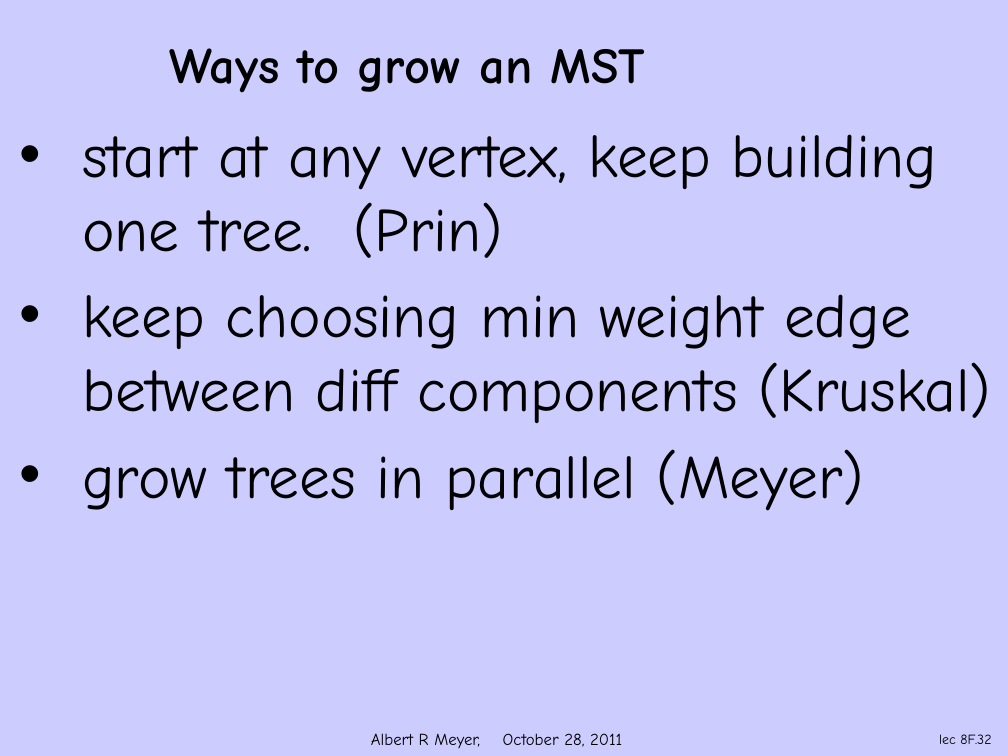
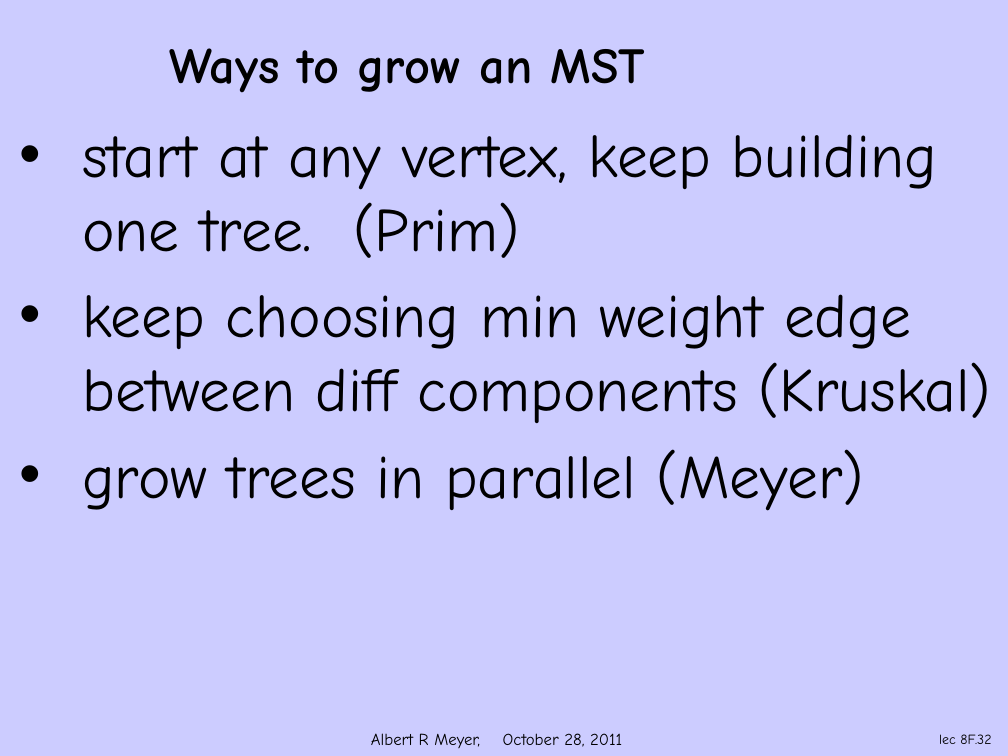
Before and after one commit to armeyer/mcs_web, a slide deck: slide 32 of fall11/slidesF11/slides9m.pptx. Drawn at 1008x756 pixels with LibreOffice and Linux fonts; fonts in the diff are those of the drawing; background and template pictures are left out. Boxes give left, top, right and bottom in pixels: in the first picture for what was removed or moved away, otherwise in the second. Text is boxed around its words. In the diff, an @@ line names an element or a change of style, - is before the commit and + after.

Commit message:
cp9m slides9m edits

```diff
--- a/fall11/slidesF11/slides9m.pptx
+++ b/fall11/slidesF11/slides9m.pptx
@@ text at bbox=[82, 134, 937, 258]: text changed @@
-• start at any vertex, keep building one tree. (Prin)
+• start at any vertex, keep building one tree. (Prim)
```
Also in this commit, not shown: 3 other slides changed, 4 other files.
